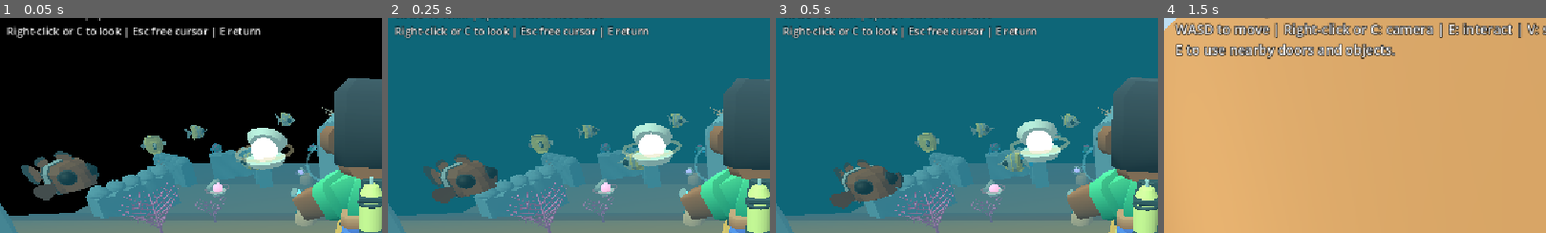
Above: before the commit, frames 1-4 (left to right).
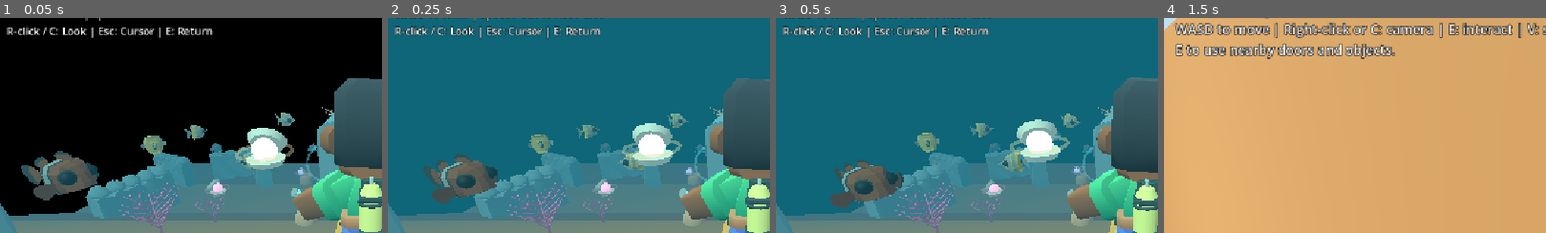
Above: after the commit, the same moments.

Repository: WillowbrookGame/willowbrook
Game: Godot game, scene res://game/scuba/reef.tscn
The game is run twice, just before and just after one commit, with the same random seed, the same clock (stepped at 60 frames per second) and the same inputs. This scene is started directly instead of the project's main scene. Sound files missing from this copy of the repository are replaced by a short silence.
Inputs (mouse positions are % of the whole screen's width and height, from its top left):
- Up to frame 1 (0.05 s): no input
- Up to frame 2 (0.25 s): no input
- Up to frame 3 (0.5 s): no input
- Up to frame 4 (1.5 s): tap Enter at 0.5 s; move the mouse to (72, 45) at 0.52 s; hold Right (ui_right) 0.53-1.25 s; tap E at 0.6 s; click (72, 45) at 0.67 s; tap Space at 0.77 s; drag from (30, 55) to (45, 70) at 1.27 s
The pictures show only the part of the screen within x 0-50%, y 9-59%; the shares and areas given below are measured in that part.

The runs differ from the first frame. In frame 1, 1.6% of the frame differs, in the area x 3-69%, y 3-10%; in frame 2, 1.8%; in frame 3, 1.8%; in frame 4, nothing differs.

Commit message:
Shorten Scuba SwimHint second line so it fits at 360px

Diff:
--- a/game/scuba/reef.gd
+++ b/game/scuba/reef.gd
@@ -189,7 +189,7 @@
 	hud.add_child(treasure_banner)
 	var hint:=Label.new()
 	hint.name="SwimHint"
-	hint.text="WASD to swim | Space / Ctrl to rise / dive\nRight-click or C to look | Esc free cursor | E return"
+	hint.text="WASD to swim | Space / Ctrl to rise / dive\nR-click / C: Look | Esc: Cursor | E: Return"
 	hint.position=Vector2(10,42)
 	hint.add_theme_constant_override("outline_size",4)
 	hud.add_child(hint)
